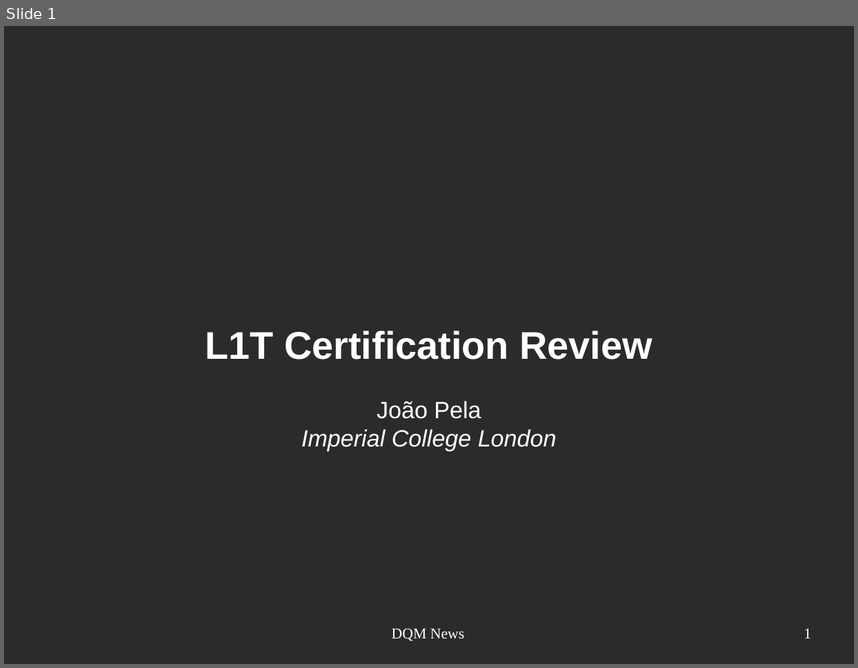
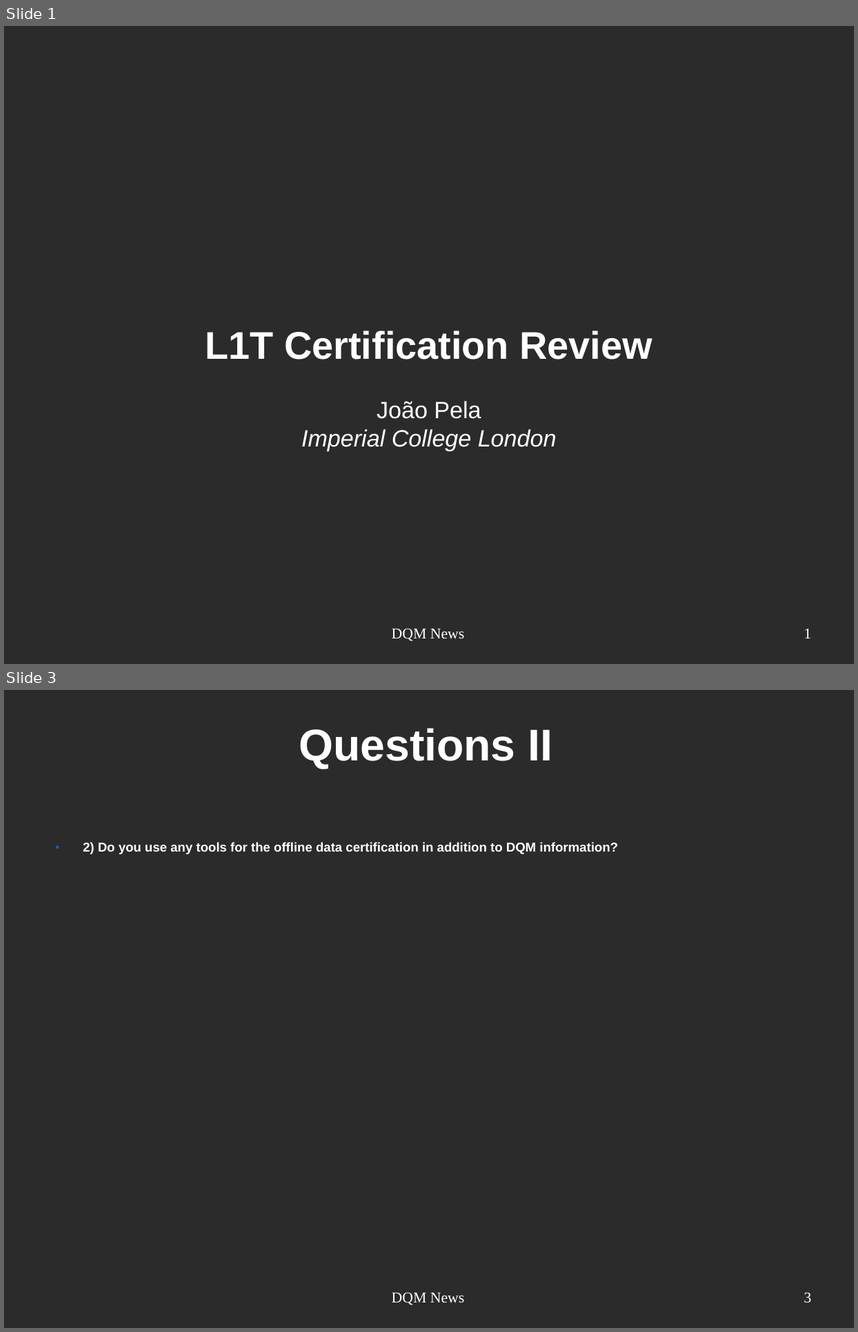
Before and after one commit to joaopela/WorkPresentations, a slide deck: cms/DQM_Meeting/2013-10-01/2013-10-01_DQMMeeting_JPela.odp. Shown one above the other, each under a label of ours: slide 1 before the commit, slides 1 and 3 after it; the slides between them are not shown. The pictures are 858x668 and 858x1332 pixels, drawn with LibreOffice and Linux fonts; fonts in the diff are those of the drawing; background and template pictures are left out; a plain dark background stands for a picture behind light text. Boxes give left, top, right and bottom in pixels: in the first picture for what was removed or moved away, otherwise in the second. Text is boxed around its words. In the diff, an @@ line names an element or a change of style, - is before the commit and + after.

Commit message:
Mores slides with questions to be answered added.

```diff
--- a/cms/DQM_Meeting/2013-10-01/2013-10-01_DQMMeeting_JPela.odp
+++ b/cms/DQM_Meeting/2013-10-01/2013-10-01_DQMMeeting_JPela.odp
@@ slide 3 added at bbox=[4, 690, 854, 1328], background picture (left out) @@
@@ title added at bbox=[299, 728, 553, 769], 41.4 pt, text #FFFFFF, bold @@
+Questions II
@@ text added at bbox=[83, 842, 618, 854], 12 pt, text #FFFFFF, bold @@
+■ 2) Do you use any tools for the offline data certification in addition to DQM information?
@@ text added at bbox=[392, 1292, 465, 1305], 14 pt, text #FFFFFF @@
+DQM News
@@ page number added at bbox=[804, 1292, 811, 1303], 14 pt, text #FFFFFF @@
+3
```
Also in this commit, not shown: 1 slide changed, 3 other slides added.
